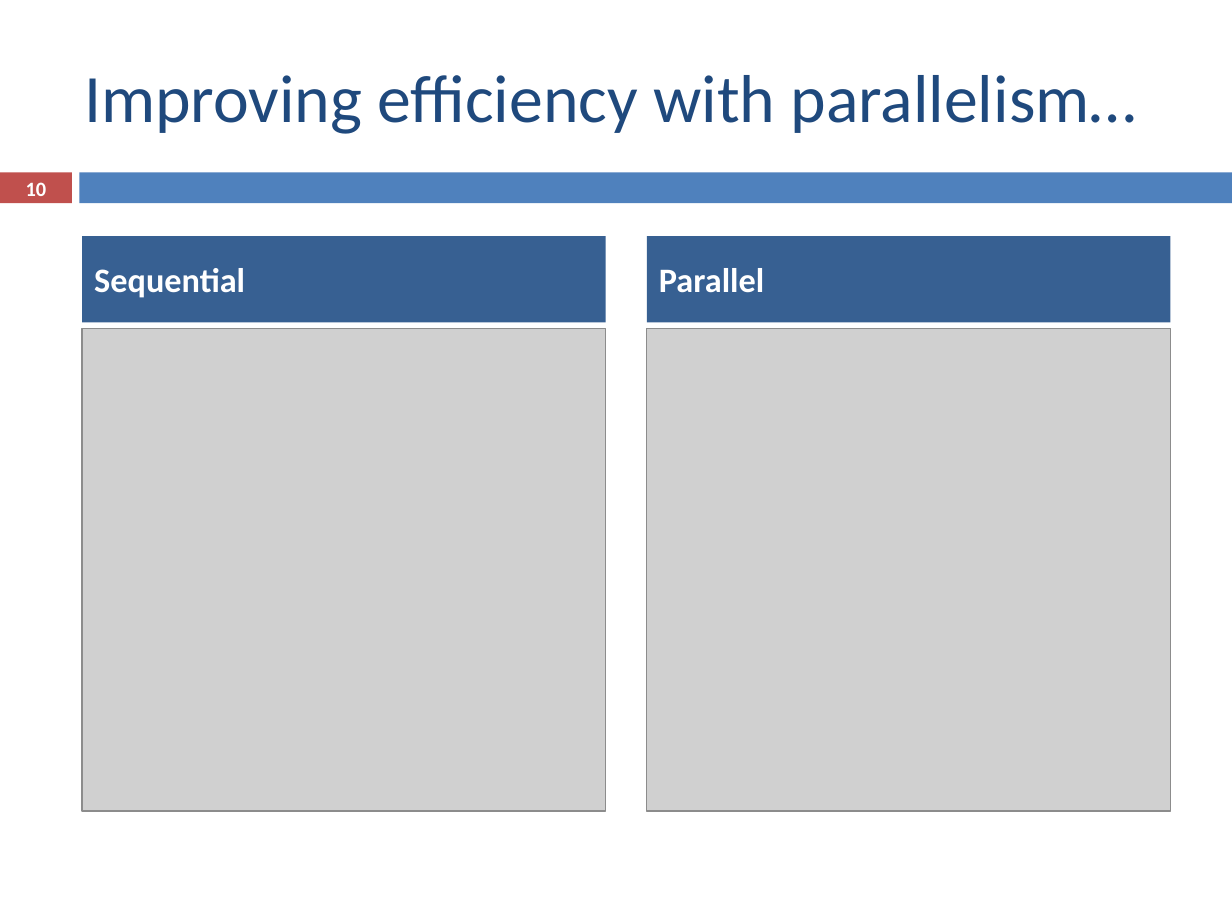
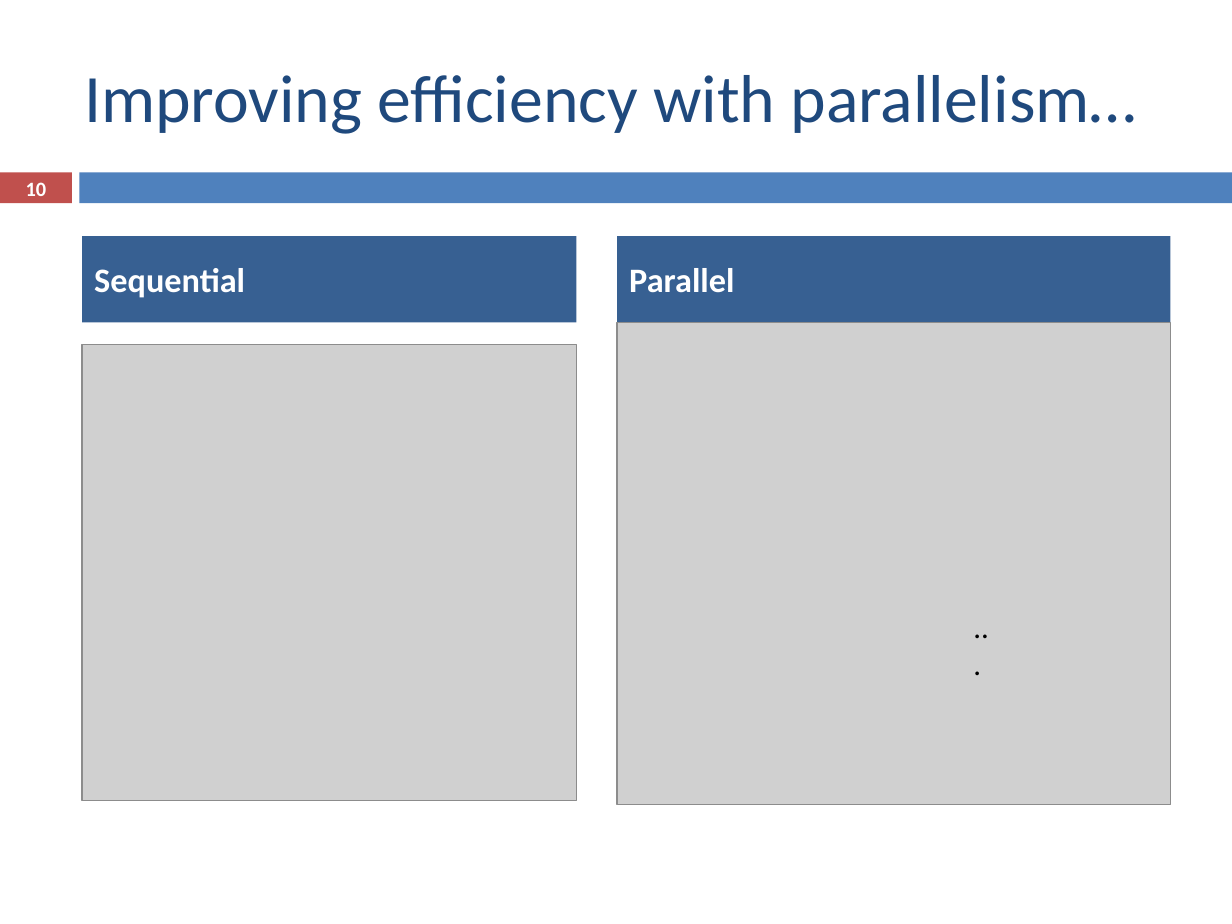
Before and after one commit to ampereira/mscthesis-liptool, a slide deck: slide 10 of doc/partial presentation/partial_presentation.pptx. Drawn at 1232x924 pixels with LibreOffice and Linux fonts; fonts in the diff are those of the drawing; grey boxes stand for pictures. Boxes give left, top, right and bottom in pixels: in the first picture for what was removed or moved away, otherwise in the second. Text is boxed around its words. In the diff, an @@ line names an element or a change of style, - is before the commit and + after.

```diff
--- a/doc/partial presentation/partial_presentation.pptx
+++ b/doc/partial presentation/partial_presentation.pptx
@@ text "Sequential": place and size @@
-text "Sequential" at <box>83,237,606,323</box>
+text "Sequential" at <box>83,237,577,323</box>
@@ text "Parallel": place and size @@
-text "Parallel" at <box>647,237,1170,323</box>
+text "Parallel" at <box>617,237,1170,323</box>
@@ picture: place and size @@
-picture at <box>647,329,1170,812</box>
+picture at <box>617,323,1170,806</box>
@@ picture: place and size @@
-picture at <box>83,329,606,812</box>
+picture at <box>83,345,577,801</box>
@@ text added at <box>961,601,1007,650</box>, 18 pt, text #000000 @@
+...
```
Also in this commit, not shown: 18 other slides changed, 11 slides added, 4 slides removed, 20 other files.
